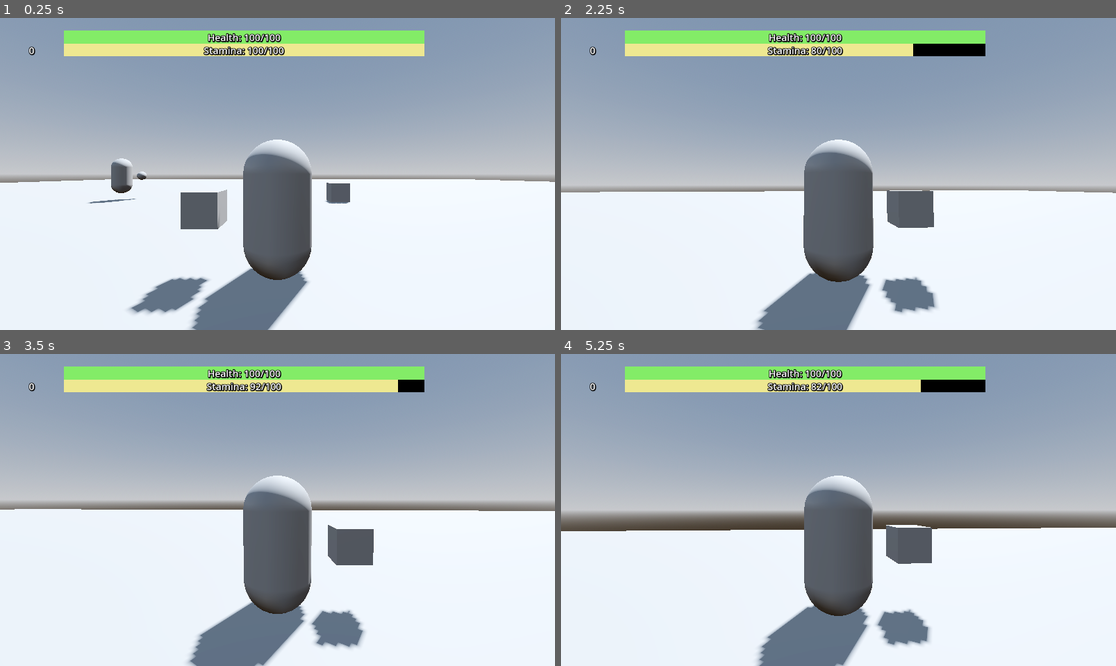
Above: before the commit, frames 1-4 (two rows, left to right).
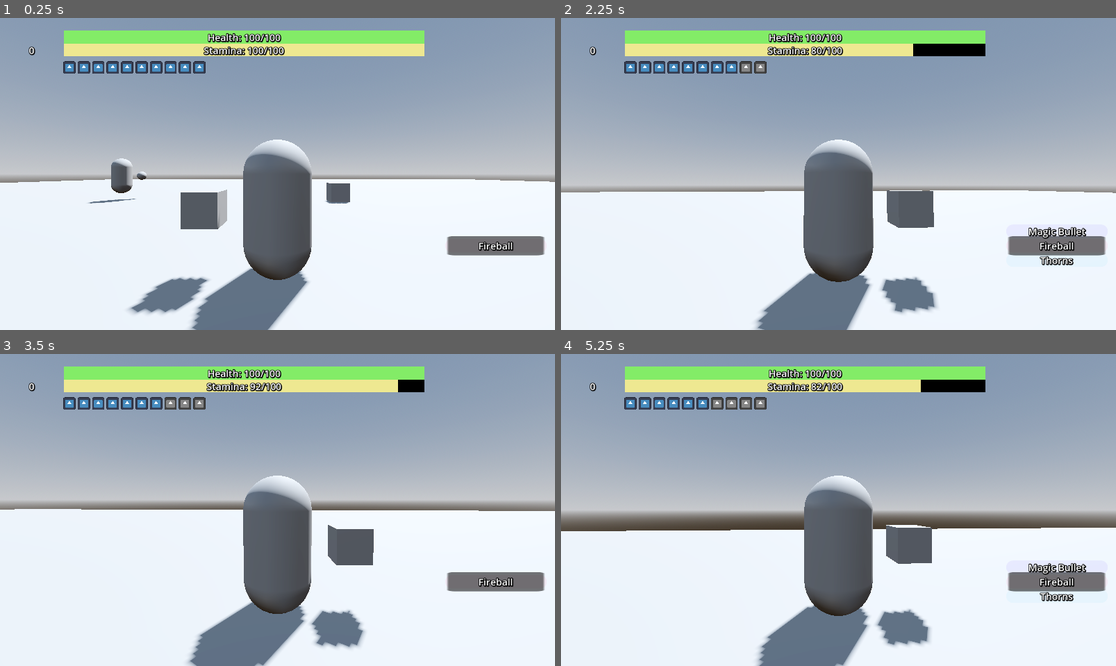
Above: after the commit, the same moments.

Repository: jalvarez2016/Crow-Shrine
Game: Godot game, scene res://Shrine.tscn
The game is run twice, just before and just after one commit, with the same random seed, the same clock (stepped at 60 frames per second) and the same inputs. The project has no main scene, so this scene is started directly. The engine's default icon, where the game draws it, is replaced by a stand-in: a white triangle on a blue panel in a dark square.
Inputs (mouse positions are in pixels of both pictures, inside the frame that each line leads up to):
- Up to frame 1 (0.25 s): no input
- Up to frame 2 (2.25 s): tap Enter at 0.5 s; move the mouse to (866, 174) at 0.52 s; hold Tab (select, bound only after the commit) 0.53-1.28 s; hold W (forward) from 0.53 s (still down); tap V (magic) at 0.6, 1.55 s; tap Space (jump) at 0.77, 1.52 s; move the mouse to (810, 174) at 1.27 s; tap Tab (select, bound only after the commit) at 1.35 s; move the mouse to (849, 167) at 2.02 s; hold Tab (select, bound only after the commit) from 2.03 s (still down); tap Ctrl (dodge) at 2.1 s
- Up to frame 3 (3.5 s): keep holding W (forward); move the mouse to (271, 516) at 2.77 s; release Tab (select, bound only after the commit) at 2.78 s; tap V (magic) at 2.85 s; tap Space (jump) at 3.02 s
- Up to frame 4 (5.25 s): keep holding W (forward); move the mouse to (877, 513) at 3.52 s; hold Shift (sprint) 3.53-4.28 s; tap Space (jump) at 3.77, 4.52 s; tap Tab (select, bound only after the commit) at 3.8 s; move the mouse to (794, 506) at 4.27 s; click (794, 506) at 4.35 s; tap V (magic) at 4.55 s; move the mouse to (844, 510) at 5.02 s; hold Tab (select, bound only after the commit) from 5.03 s (still down)

The runs differ from the first frame. In frame 1, 2.0% of the frame differs, in the area x 11-99%, y 13-77%; in frame 2, 2.3%, in the area x 11-99%, y 13-80%; in frame 3, 2.0%; in frame 4, 2.3%.
Error after the commit: Invalid call. Nonexistent function 'cast' in base 'Node2D'. (res://Player/Managers/SpellManager.gd:26)

Commit message:
add magic system, with spell slots and healing spell

Diff:
--- /dev/null
+++ b/Player/Managers/SpellManager.gd
@@ -0,0 +1,113 @@
+extends Node
+class_name Spell_Manager
+
+var selected_spell : int = 2
+var changing_spell : bool = false
+
+@export var spell_bullet_manager: Bullet_Manager
+
+@export var spell1 : Node2D
+@export var spell2 : Node2D
+@export var spell3 : Node2D
+@export var spell4 : Node2D
+
+@export var slot_position1: Marker2D
+@export var slot_position2: Marker2D
+@export var slot_position3: Marker2D
+
+@onready var spells:= [spell1, spell2, spell3, spell4]
+
+
+func cast_spell():
+	if spell_bullet_manager.spell_bullets  == 0:
+		# play a sound effect
+		return
+	spell_bullet_manager.spend()
+	spells[selected_spell].cast()
+
+
+func _ready():
+	show_spells()
+	hide_adjacent_spells()
+
+
+func show_spells():
+	var topSpell = spells[selected_spell - 1]
+	var current_spell = spells[selected_spell]
+	var bottomSpell = spells[selected_spell + 1]
+
+	topSpell.global_position = slot_position1.global_position
+	current_spell.global_position = slot_position2.global_position
+	bottomSpell.global_position = slot_position3.global_position
+
+	topSpell.visible = true
+	current_spell.visible = true
+	bottomSpell.visible = true
+
+
+func hide_adjacent_spells():
+	var topSpell = spells[selected_spell - 1]
+	var bottomSpell = spells[selected_spell + 1]
+
+	topSpell.visible = false
+	bottomSpell.visible = false
+
+
+func _unhandled_input(event: InputEvent):
+	if changing_spell:
+		return
+
+	if Input.is_action_just_released("select"):
+		hide_adjacent_spells()
+
+	if Input.is_action_just_pressed("select"):
+		show_spells()
+
+	if event is InputEventMouseButton && Input.is_action_pressed("select"):
+		if event.is_pressed():
+			if event.button_index == MOUSE_BUTTON_WHEEL_UP:
+				# roll wheel up
+				changing_spell = true
+				$ScrollCoolDown.start()
+				_update_spell_order("up")
+			elif event.button_index == MOUSE_BUTTON_WHEEL_DOWN:
+				#roll wheel down
+				changing_spell = true
+				$ScrollCoolDown.start()
+				_update_spell_order("down")
+
+
+func _update_spell_order(movement: String):
+	# the direction is inversed
+	# need to play test to see if it's too confusing
+	if movement == "up":
+		var temp = spells[0]
+		var new_spell_order = []
+		temp.visible = false
+
+		var count = 1
+		while count < spells.size():
+			spells[count].visible = false
+			new_spell_order.append(spells[count])
+			count += 1
+		new_spell_order.append(temp)
+
+		spells = new_spell_order
+		show_spells()
+	elif movement == "down":
+		var temp = spells[spells.size() - 1]
+		var new_spell_order = [temp]
+		temp.visible = false
+
+		var count = 0
+		while count < spells.size() - 1:
+			spells[count].visible = false
+			new_spell_order.append(spells[count])
+			count += 1
+
+		spells = new_spell_order
+		show_spells()
+
+
+func _on_scroll_cool_down_timeout():
+	changing_spell = false
--- a/Player/Player.tscn
+++ b/Player/Player.tscn
@@ -9,6 +9,7 @@
 [ext_resource type="Script" path="res://Player/UI/Treasure/TreasureCount.gd" id="5_ygfrn"]
 [ext_resource type="Script" path="res://Player/ProgressBars/BarManager.gd" id="6_8rjsf"]
 [ext_resource type="Script" path="res://Player/Hitbox.gd" id="8_vvhcg"]
+[ext_resource type="PackedScene" uid="uid://btdff8w6xtbnm" path="res://Player/UI/Magic Selector/MagicSelectorUI.tscn" id="9_0ednh"]
 [ext_resource type="Script" path="res://Player/Managers/AttackManager.gd" id="9_x6xln"]
 
 [sub_resource type="CapsuleShape3D" id="CapsuleShape3D_wk33r"]
@@ -38,21 +39,6 @@
 "values": [Vector3(-1.06044, 0, 0), Vector3(-0.793, -0.107, -1.081), Vector3(-0.793, 0.093, 0.64), Vector3(0.27, 0.193, 2.121), Vector3(1.059, -0.085, -0.374), Vector3(0.236, -0.089, 0.808), Vector3(-0.587, -0.092, 0.757), Vector3(-1.06044, 0, 0)]
 }
 
-[sub_resource type="Animation" id="Animation_5v2i4"]
-length = 0.001
-tracks/0/type = "value"
-tracks/0/imported = false
-tracks/0/enabled = true
-tracks/0/path = NodePath(".:position")
-tracks/0/interp = 1
-tracks/0/loop_wrap = true
-tracks/0/keys = {
-"times": PackedFloat32Array(0),
-"transitions": PackedFloat32Array(1),
-"update": 0,
-"values": [Vector3(-1.06044, 0, 0)]
-}
-
 [sub_resource type="Animation" id="Animation_memes"]
 resource_name = "Attack2"
 length = 0.6
@@ -85,6 +71,21 @@
 "transitions": PackedFloat32Array(1, 1, 1, 1, 1, 1, 1),
 "update": 0,
 "values": [Vector3(-1.06044, 0, 0), Vector3(-0.817849, 4.06704e-08, -0.917158), Vector3(-0.157, -0.234, 1.019), Vector3(-0.052, 0.303, 2.08), Vector3(0, 1.056, 2.085), Vector3(0, 0.918, 2.085), Vector3(-1.06044, 0, 0)]
+}
+
+[sub_resource type="Animation" id="Animation_5v2i4"]
+length = 0.001
+tracks/0/type = "value"
+tracks/0/imported = false
+tracks/0/enabled = true
+tracks/0/path = NodePath(".:position")
+tracks/0/interp = 1
+tracks/0/loop_wrap = true
+tracks/0/keys = {
+"times": PackedFloat32Array(0),
+"transitions": PackedFloat32Array(1),
+"update": 0,
+"values": [Vector3(-1.06044, 0, 0)]
 }
 
 [sub_resource type="AnimationLibrary" id="AnimationLibrary_a13af"]
@@ -161,12 +162,13 @@
 "RESET": SubResource("Animation_ybxnj")
 }
 
-[node name="CharacterBody3D" type="CharacterBody3D" node_paths=PackedStringArray("UI_controller", "roll_cooldwon", "attack_manager") groups=["Player"]]
+[node name="CharacterBody3D" type="CharacterBody3D" node_paths=PackedStringArray("UI_controller", "roll_cooldwon", "attack_manager", "magic_manger") groups=["Player"]]
 script = ExtResource("1_80koi")
 gravity = 100.0
 UI_controller = NodePath("PlayerUI")
 roll_cooldwon = NodePath("RollTimer")
 attack_manager = NodePath("AttackManager")
+magic_manger = NodePath("PlayerUI/MagicSelector")
 
 [node name="CollisionShape3D" type="CollisionShape3D" parent="."]
 shape = SubResource("CapsuleShape3D_wk33r")
@@ -255,6 +257,9 @@
 need_name = "Stamina"
 metadata/_edit_use_anchors_ = true
 
+[node name="MagicSelector" parent="PlayerUI" node_paths=PackedStringArray("player") instance=ExtResource("9_0ednh")]
+player = NodePath("../..")
+
 [node name="Hitbox" type="Area3D" parent="." node_paths=PackedStringArray("player_manager") groups=["Player"]]
 script = ExtResource("8_vvhcg")
 player_manager = NodePath("..")
--- a/Player/PlayerManager.gd
+++ b/Player/PlayerManager.gd
@@ -9,6 +9,7 @@
 @export var roll_cooldwon : Timer
 
 @export var attack_manager : AttackManager
+@export var magic_manger : Magic_Selector
 
 @onready var spring_arm: SpringArm3D = $Head/SpringArm3D
 @onready var mesh : MeshInstance3D = $MeshInstance3D
@@ -34,7 +35,8 @@
 		dodge()
 	if Input.is_action_just_pressed("weapon_attack"):
 		attack()
-
+	if Input.is_action_just_pressed("magic"):
+		cast_magic()
 
 	var input_dir = Input.get_vector("left", "right", "forward", "back")
 	var move_direction := (transform.basis * Vector3(input_dir.x, 0, input_dir.y)).normalized()
@@ -94,3 +96,6 @@
 
 func get_damage():
 	attack_manager.get_damage()
+
+func cast_magic():
+	magic_manger.magic()
--- a/Player/UI/Magic Selector/MagicSelectorUI.gd
+++ b/Player/UI/Magic Selector/MagicSelectorUI.gd
@@ -1,11 +1,8 @@
 extends Node2D
+class_name Magic_Selector
 
+@export var player : Player
+@export var spell_manager : Spell_Manager
 
-# Called when the node enters the scene tree for the first time.
-func _ready():
-	pass # Replace with function body.
-
-
-# Called every frame. 'delta' is the elapsed time since the previous frame.
-func _process(delta):
-	pass
+func magic():
+	spell_manager.cast_spell()
--- a/Player/UI/Magic Selector/MagicSelectorUI.tscn
+++ b/Player/UI/Magic Selector/MagicSelectorUI.tscn
@@ -1,6 +1,315 @@
-[gd_scene load_steps=2 format=3 uid="uid://btdff8w6xtbnm"]
+[gd_scene load_steps=25 format=3 uid="uid://btdff8w6xtbnm"]
 
 [ext_resource type="Script" path="res://Player/UI/Magic Selector/MagicSelectorUI.gd" id="1_2yv1n"]
-
-[node name="MagicSelector" type="Node2D"]
+[ext_resource type="Script" path="res://Player/Managers/SpellManager.gd" id="2_1y5jd"]
+[ext_resource type="PackedScene" uid="uid://b4riit7ksn7b1" path="res://Player/UI/Magic Selector/spell.tscn" id="2_hoc6i"]
+[ext_resource type="Script" path="res://Player/UI/Magic Selector/SpellTypes/Heal.gd" id="3_a5110"]
+[ext_resource type="PackedScene" uid="uid://xdol3wbn1mjt" path="res://Player/UI/Magic Selector/spell_bullet.tscn" id="3_ao2nq"]
+[ext_resource type="Script" path="res://Player/UI/Magic Selector/Spell_Bullets.gd" id="3_dsefn"]
+[ext_resource type="Shader" path="res://Shaders/2dShaders/Greyout.gdshader" id="5_bjuky"]
+
+[sub_resource type="ShaderMaterial" id="ShaderMaterial_g72f8"]
+shader = ExtResource("5_bjuky")
+shader_parameter/isActive = true
+
+[sub_resource type="ShaderMaterial" id="ShaderMaterial_ho1s1"]
+shader = ExtResource("5_bjuky")
+shader_parameter/isActive = true
+
+[sub_resource type="ShaderMaterial" id="ShaderMaterial_chhj6"]
+shader = ExtResource("5_bjuky")
+shader_parameter/isActive = true
+
+[sub_resource type="ShaderMaterial" id="ShaderMaterial_av582"]
+shader = ExtResource("5_bjuky")
+shader_parameter/isActive = null
+
+[sub_resource type="ShaderMaterial" id="ShaderMaterial_rcru2"]
+shader = ExtResource("5_bjuky")
+shader_parameter/isActive = true
+
+[sub_resource type="ShaderMaterial" id="ShaderMaterial_52nnm"]
+shader = ExtResource("5_bjuky")
+shader_parameter/isActive = null
+
+[sub_resource type="ShaderMaterial" id="ShaderMaterial_xemhs"]
+shader = ExtResource("5_bjuky")
+shader_parameter/isActive = true
+
+[sub_resource type="ShaderMaterial" id="ShaderMaterial_220yr"]
+shader = ExtResource("5_bjuky")
+shader_parameter/isActive = null
+
+[sub_resource type="ShaderMaterial" id="ShaderMaterial_8vwu4"]
+shader = ExtResource("5_bjuky")
+shader_parameter/isActive = true
+
+[sub_resource type="ShaderMaterial" id="ShaderMaterial_xe860"]
+shader = ExtResource("5_bjuky")
+shader_parameter/isActive = true
+
+[sub_resource type="ShaderMaterial" id="ShaderMaterial_l2b5c"]
+shader = ExtResource("5_bjuky")
+shader_parameter/isActive = true
+
+[sub_resource type="ShaderMaterial" id="ShaderMaterial_euyap"]
+shader = ExtResource("5_bjuky")
+shader_parameter/isActive = null
+
+[sub_resource type="ShaderMaterial" id="ShaderMaterial_fsu00"]
+shader = ExtResource("5_bjuky")
+shader_parameter/isActive = true
+
+[sub_resource type="StyleBoxFlat" id="StyleBoxFlat_x0p0v"]
+bg_color = Color(0.564706, 0.980392, 0.588235, 0.0784314)
+corner_radius_top_left = 20
+corner_radius_top_right = 20
+corner_radius_bottom_right = 20
+corner_radius_bottom_left = 20
+
+[sub_resource type="StyleBoxFlat" id="StyleBoxFlat_cr5yf"]
+bg_color = Color(0.415686, 0.282353, 0.976471, 0.0784314)
+corner_radius_top_left = 20
+corner_radius_top_right = 20
+corner_radius_bottom_right = 20
+corner_radius_bottom_left = 20
+
+[sub_resource type="StyleBoxFlat" id="StyleBoxFlat_fsihl"]
+bg_color = Color(1, 0.309804, 0.52549, 0.0784314)
+corner_radius_top_left = 20
+corner_radius_top_right = 20
+corner_radius_bottom_right = 20
+corner_radius_bottom_left = 20
+
+[sub_resource type="StyleBoxFlat" id="StyleBoxFlat_rt8t2"]
+bg_color = Color(0.411765, 0.807843, 0.960784, 0.0784314)
+corner_radius_top_left = 20
+corner_radius_top_right = 20
+corner_radius_bottom_right = 20
+corner_radius_bottom_left = 20
+
+[node name="MagicSelector" type="Node2D" node_paths=PackedStringArray("spell_manager")]
 script = ExtResource("1_2yv1n")
+spell_manager = NodePath("SpellContainer")
+
+[node name="SpellContainer" type="Node2D" parent="." node_paths=PackedStringArray("spell_bullet_manager", "spell1", "spell2", "spell3", "spell4", "slot_position1", "slot_position2", "slot_position3")]
+position = Vector2(899, 473)
+script = ExtResource("2_1y5jd")
+spell_bullet_manager = NodePath("Spell_Bullets")
+spell1 = NodePath("Heal")
+spell2 = NodePath("Magic Missle")
+spell3 = NodePath("FireBall")
+spell4 = NodePath("Thorns")
+slot_position1 = NodePath("Slot_container/SlotPosition1")
+slot_position2 = NodePath("Slot_container/SlotPosition2")
+slot_position3 = NodePath("Slot_container/SlotPosition3")
+
+[node name="Spell_Bullets" type="Node2D" parent="SpellContainer"]
+position = Vector2(-55, 0)
+script = ExtResource("3_dsefn")
+
+[node name="Spell_Bullet" parent="SpellContainer/Spell_Bullets" instance=ExtResource("3_ao2nq")]
+position = Vector2(-700, -370)
+
+[node name="Icon" parent="SpellContainer/Spell_Bullets/Spell_Bullet" index="0"]
+material = SubResource("ShaderMaterial_g72f8")
+
+[node name="Spell_Bullet2" parent="SpellContainer/Spell_Bullets" node_paths=PackedStringArray("bullet_icon") instance=ExtResource("3_ao2nq")]
+position = Vector2(-670, -370)
+bullet_icon = NodePath("../Spell_Bullet/Icon")
+
+[node name="Icon" parent="SpellContainer/Spell_Bullets/Spell_Bullet2" index="0"]
+material = SubResource("ShaderMaterial_ho1s1")
+
+[node name="Spell_Bullet3" parent="SpellContainer/Spell_Bullets" node_paths=PackedStringArray("bullet_icon") instance=ExtResource("3_ao2nq")]
+position = Vector2(-640, -370)
+bullet_icon = NodePath("../Spell_Bullet/Icon")
+
+[node name="Icon" parent="SpellContainer/Spell_Bullets/Spell_Bullet3" index="0"]
+material = SubResource("ShaderMaterial_chhj6")
+
+[node name="Spell_Bullet4" parent="SpellContainer/Spell_Bullets" node_paths=PackedStringArray("bullet_icon") instance=ExtResource("3_ao2nq")]
+material = SubResource("ShaderMaterial_av582")
+position = Vector2(-610, -370)
+bullet_icon = NodePath("../Spell_Bullet/Icon")
+
+[node name="Icon" parent="SpellContainer/Spell_Bullets/Spell_Bullet4" index="0"]
+material = SubResource("ShaderMaterial_rcru2")
+
+[node name="Spell_Bullet5" parent="SpellContainer/Spell_Bullets" node_paths=PackedStringArray("bullet_icon") instance=ExtResource("3_ao2nq")]
+material = SubResource("ShaderMaterial_52nnm")
+position = Vector2(-580, -370)
+bullet_icon = NodePath("../Spell_Bullet/Icon")
+
+[node name="Icon" parent="SpellContainer/Spell_Bullets/Spell_Bullet5" index="0"]
+material = SubResource("ShaderMaterial_xemhs")
+
+[node name="Spell_Bullet6" parent="SpellContainer/Spell_Bullets" node_paths=PackedStringArray("bullet_icon") instance=ExtResource("3_ao2nq")]
+material = SubResource("ShaderMaterial_220yr")
+position = Vector2(-550, -370)
+bullet_icon = NodePath("../Spell_Bullet/Icon")
+
+[node name="Spell_Bullet7" parent="SpellContainer/Spell_Bullets" node_paths=PackedStringArray("bullet_icon") instance=ExtResource("3_ao2nq")]
+material = SubResource("ShaderMaterial_220yr")
+position = Vector2(-520, -370)
+bullet_icon = NodePath("../Spell_Bullet/Icon")
+
+[node name="Icon" parent="SpellContainer/Spell_Bullets/Spell_Bullet7" index="0"]
+material = SubResource("ShaderMaterial_8vwu4")
+
+[node name="Spell_Bullet8" parent="SpellContainer/Spell_Bullets" node_paths=PackedStringArray("bullet_icon") instance=ExtResource("3_ao2nq")]
+material = SubResource("ShaderMaterial_220yr")
+position = Vector2(-490, -370)
+bullet_icon = NodePath("../Spell_Bullet/Icon")
+
+[node name="Icon" parent="SpellContainer/Spell_Bullets/Spell_Bullet8" index="0"]
+material = SubResource("ShaderMaterial_xe860")
+
+[node name="Spell_Bullet9" parent="SpellContainer/Spell_Bullets" node_paths=PackedStringArray("bullet_icon") instance=ExtResource("3_ao2nq")]
+material = SubResource("ShaderMaterial_220yr")
+position = Vector2(-460, -370)
+bullet_icon = NodePath("../Spell_Bullet/Icon")
+
+[node name="Icon" parent="SpellContainer/Spell_Bullets/Spell_Bullet9" index="0"]
+material = SubResource("ShaderMaterial_l2b5c")
+
+[node name="Spell_Bullet10" parent="SpellContainer/Spell_Bullets" node_paths=PackedStringArray("bullet_icon") instance=ExtResource("3_ao2nq")]
+material = SubResource("ShaderMaterial_euyap")
+position = Vector2(-430, -370)
+bullet_icon = NodePath("../Spell_Bullet/Icon")
+
+[node name="Icon" parent="SpellContainer/Spell_Bullets/Spell_Bullet10" index="0"]
+material = SubResource("ShaderMaterial_fsu00")
+
+[node name="Slot_container" type="Node2D" parent="SpellContainer"]
+position = Vector2(30, 0)
+
+[node name="SlotPosition1" type="Marker2D" parent="SpellContainer/Slot_container"]
+position = Vector2(100, -30)
+
+[node name="SlotPosition2" type="Marker2D" parent="SpellContainer/Slot_container"]
+position = Vector2(100, 0)
+scale = Vector2(5, 1)
+
+[node name="Panel" type="Panel" parent="SpellContainer/Slot_container/SlotPosition2"]
+anchors_preset = 8
+anchor_left = 0.5
+anchor_top = 0.5
+anchor_right = 0.5
+anchor_bottom = 0.5
+offset_left = -20.0
+offset_top = -20.0
+offset_right = 20.0
+offset_bottom = 20.0
+grow_horizontal = 2
+grow_vertical = 2
+
+[node name="SlotPosition3" type="Marker2D" parent="SpellContainer/Slot_container"]
+position = Vector2(100, 30)
+
+[node name="Heal" type="Node2D" parent="SpellContainer" node_paths=PackedStringArray("selector")]
+visible = false
+script = ExtResource("3_a5110")
+amount = 20
+selector = NodePath("../..")
+
+[node name="Label" parent="SpellContainer/Heal" instance=ExtResource("2_hoc6i")]
+anchors_preset = 8
+anchor_left = 0.5
+anchor_top = 0.5
+anchor_right = 0.5
+anchor_bottom = 0.5
+offset_left = -105.5
+offset_top = -14.0
+offset_right = 105.5
+offset_bottom = 14.0
+grow_horizontal = 2
+grow_vertical = 2
+spell_name = "Heal"
+
+[node name="Panel" parent="SpellContainer/Heal/Label" index="0"]
+theme_override_styles/panel = SubResource("StyleBoxFlat_x0p0v")
+
+[node name="Magic Missle" type="Node2D" parent="SpellContainer"]
+visible = false
+
+[node name="Label" parent="SpellContainer/Magic Missle" instance=ExtResource("2_hoc6i")]
+anchors_preset = 8
+anchor_left = 0.5
+anchor_top = 0.5
+anchor_right = 0.5
+anchor_bottom = 0.5
+offset_left = -105.5
+offset_top = -14.0
+offset_right = 105.5
+offset_bottom = 14.0
+grow_horizontal = 2
+grow_vertical = 2
+text = "Magic Bullet"
+spell_name = "Magic Bullet"
+
+[node name="Panel" parent="SpellContainer/Magic Missle/Label" index="0"]
+theme_override_styles/panel = SubResource("StyleBoxFlat_cr5yf")
+
+[node name="FireBall" type="Node2D" parent="SpellContainer"]
+visible = false
+
+[node name="Label" parent="SpellContainer/FireBall" instance=ExtResource("2_hoc6i")]
+anchors_preset = 8
+anchor_left = 0.5
+anchor_top = 0.5
+anchor_right = 0.5
+anchor_bottom = 0.5
+offset_left = -105.5
+offset_top = -14.0
+offset_right = 105.5
+offset_bottom = 14.0
+grow_horizontal = 2
+grow_vertical = 2
+text = "Fireball"
+spell_name = "Fireball"
+
+[node name="Panel" parent="SpellContainer/FireBall/Label" index="0"]
+theme_override_styles/panel = SubResource("StyleBoxFlat_fsihl")
+
+[node name="Thorns" type="Node2D" parent="SpellContainer"]
+visible = false
+
+[node name="Label" parent="SpellContainer/Thorns" instance=ExtResource("2_hoc6i")]
+anchors_preset = 8
+anchor_left = 0.5
+anchor_top = 0.5
+anchor_right = 0.5
+anchor_bottom = 0.5
+offset_left = -105.5
+offset_top = -14.0
+offset_right = 105.5
+offset_bottom = 14.0
+grow_horizontal = 2
+grow_vertical = 2
+text = "Thorns
+"
+spell_name = "Thorns"
+
+[node name="Panel" parent="SpellContainer/Thorns/Label" index="0"]
+theme_override_styles/panel = SubResource("StyleBoxFlat_rt8t2")
+
+[node name="ScrollCoolDown" type="Timer" parent="SpellContainer"]
+wait_time = 0.15
+
+[connection signal="timeout" from="SpellContainer/ScrollCoolDown" to="SpellContainer" method="_on_scroll_cool_down_timeout"]
+
+[editable path="SpellContainer/Spell_Bullets/Spell_Bullet"]
+[editable path="SpellContainer/Spell_Bullets/Spell_Bullet2"]
+[editable path="SpellContainer/Spell_Bullets/Spell_Bullet3"]
+[editable path="SpellContainer/Spell_Bullets/Spell_Bullet4"]
+[editable path="SpellContainer/Spell_Bullets/Spell_Bullet5"]
+[editable path="SpellContainer/Spell_Bullets/Spell_Bullet6"]
+[editable path="SpellContainer/Spell_Bullets/Spell_Bullet7"]
+[editable path="SpellContainer/Spell_Bullets/Spell_Bullet8"]
+[editable path="SpellContainer/Spell_Bullets/Spell_Bullet9"]
+[editable path="SpellContainer/Spell_Bullets/Spell_Bullet10"]
+[editable path="SpellContainer/Heal/Label"]
+[editable path="SpellContainer/Magic Missle/Label"]
+[editable path="SpellContainer/FireBall/Label"]
+[editable path="SpellContainer/Thorns/Label"]
--- /dev/null
+++ b/Player/UI/Magic Selector/Spell.gd
@@ -0,0 +1,9 @@
+extends Label
+class_name Spell
+
+@export var spell_name : String
+
+@onready var panel: Panel
+
+func update_spell_ui():
+	text = spell_name
--- /dev/null
+++ b/Player/UI/Magic Selector/SpellTypes/Heal.gd
@@ -0,0 +1,9 @@
+extends Node2D
+
+@export var amount : int
+@export var selector : Magic_Selector
+
+
+func cast():
+	var player = selector.player
+	player.healed(amount)
--- /dev/null
+++ b/Player/UI/Magic Selector/Spell_Bullets.gd
@@ -0,0 +1,27 @@
+extends Node2D
+class_name Bullet_Manager
+
+@export var spell_bullets : int = 10
+@onready var spell_bullet_icons := [
+	$Spell_Bullet,
+	$Spell_Bullet2,
+	$Spell_Bullet3,
+	$Spell_Bullet4,
+	$Spell_Bullet5,
+	$Spell_Bullet6,
+	$Spell_Bullet7,
+	$Spell_Bullet8,
+	$Spell_Bullet9,
+	$Spell_Bullet10,
+]
+
+func spend():
+	if spell_bullets > 0:
+		spell_bullet_icons[spell_bullets - 1].deactivate()
+		spell_bullets -= 1
+
+
+func refill():
+	if spell_bullets < 10:
+		spell_bullets += 1
+		spell_bullet_icons[spell_bullets - 1].make_active()
--- /dev/null
+++ b/Player/UI/Magic Selector/spell.tscn
@@ -0,0 +1,32 @@
+[gd_scene load_steps=4 format=3 uid="uid://b4riit7ksn7b1"]
+
+[ext_resource type="LabelSettings" uid="uid://t72nuuri0je5" path="res://Player/ProgressBars/BarText.tres" id="1_vjqf6"]
+[ext_resource type="Script" path="res://Player/UI/Magic Selector/Spell.gd" id="2_3hs4o"]
+
+[sub_resource type="StyleBoxFlat" id="StyleBoxFlat_djj2p"]
+bg_color = Color(0.0980392, 0.0980392, 0.0980392, 0.45098)
+corner_radius_top_left = 20
+corner_radius_top_right = 20
+corner_radius_bottom_right = 20
+corner_radius_bottom_left = 20
+
+[node name="Spell" type="Label"]
+offset_right = 44.0
+offset_bottom = 28.0
+size_flags_horizontal = 3
+text = "Heal
+"
+label_settings = ExtResource("1_vjqf6")
+horizontal_alignment = 1
+vertical_alignment = 1
+script = ExtResource("2_3hs4o")
+
+[node name="Panel" type="Panel" parent="."]
+z_index = -1
+layout_mode = 1
+anchors_preset = 15
+anchor_right = 1.0
+anchor_bottom = 1.0
+grow_horizontal = 2
+grow_vertical = 2
+theme_override_styles/panel = SubResource("StyleBoxFlat_djj2p")
--- /dev/null
+++ b/Player/UI/Magic Selector/spell_bullet.tscn
@@ -0,0 +1,23 @@
+[gd_scene load_steps=6 format=3 uid="uid://xdol3wbn1mjt"]
+
+[ext_resource type="Shader" path="res://Shaders/2dShaders/Greyout.gdshader" id="1_qj3f1"]
+[ext_resource type="Script" path="res://Spell_Bullet.gd" id="2_85ssr"]
+[ext_resource type="Texture2D" uid="uid://bgp5u0tkb0vqj" path="res://icon.svg" id="3_rcy6s"]
+
+[sub_resource type="ShaderMaterial" id="ShaderMaterial_sae6o"]
+shader = ExtResource("1_qj3f1")
+shader_parameter/isActive = null
+
+[sub_resource type="ShaderMaterial" id="ShaderMaterial_1hrsg"]
+shader = ExtResource("1_qj3f1")
+shader_parameter/isActive = true
+
+[node name="Spell_Bullet" type="Node2D" node_paths=PackedStringArray("bullet_icon")]
+material = SubResource("ShaderMaterial_sae6o")
+script = ExtResource("2_85ssr")
+bullet_icon = NodePath("Icon")
+
+[node name="Icon" type="Sprite2D" parent="."]
+material = SubResource("ShaderMaterial_1hrsg")
+scale = Vector2(0.2, 0.2)
+texture = ExtResource("3_rcy6s")
--- /dev/null
+++ b/Shaders/2dShaders/Greyout.gdshader
@@ -0,0 +1,12 @@
+shader_type canvas_item;
+
+uniform bool isActive;
+
+void fragment() {
+	// Called for every pixel the material is visible on.
+	vec4 input_color = texture(TEXTURE, UV);
+ 	float color_average = (input_color.r + input_color.g + input_color.b) / 3.0;
+	if (!isActive) {
+		COLOR = vec4(color_average, color_average, color_average, input_color.a);
+	}
+}
--- /dev/null
+++ b/Spell_Bullet.gd
@@ -0,0 +1,14 @@
+extends Node2D
+
+
+@onready var icon_material = $Icon.material
+@export var bullet_icon : Sprite2D
+
+
+func make_active():
+	(icon_material as ShaderMaterial).set_shader_parameter("isActive", true)
+
+
+func deactivate():
+	print(icon_material)
+	(icon_material as ShaderMaterial).set_shader_parameter("isActive", false)
--- a/project.godot
+++ b/project.godot
@@ -71,6 +71,11 @@
 "events": [Object(InputEventKey,"resource_local_to_scene":false,"resource_name":"","device":-1,"window_id":0,"alt_pressed":false,"shift_pressed":false,"ctrl_pressed":false,"meta_pressed":false,"pressed":false,"keycode":0,"physical_keycode":86,"key_label":0,"unicode":118,"echo":false,"script":null)
 ]
 }
+select={
+"deadzone": 0.5,
+"events": [Object(InputEventKey,"resource_local_to_scene":false,"resource_name":"","device":-1,"window_id":0,"alt_pressed":false,"shift_pressed":false,"ctrl_pressed":false,"meta_pressed":false,"pressed":false,"keycode":0,"physical_keycode":4194306,"key_label":0,"unicode":0,"echo":false,"script":null)
+]
+}
 
 [navigation]
 
Not shown, added: Concept_Art/Racoons.png.import
Not shown: 1 places in Player/Player.tscn that only renumber resources
Not shown, added: Player/UI/Magic Selector/spe18EB.tmp
